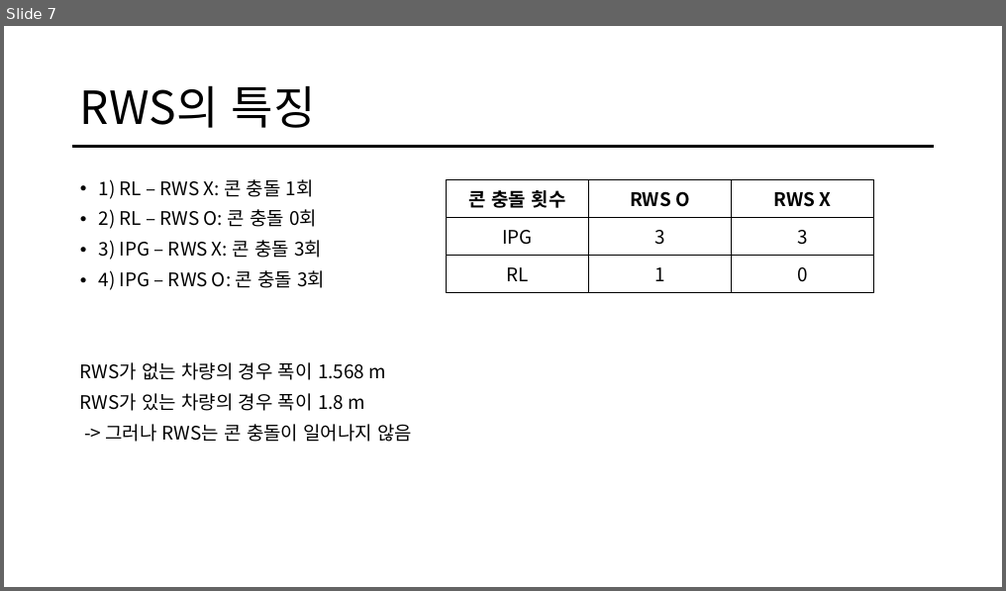
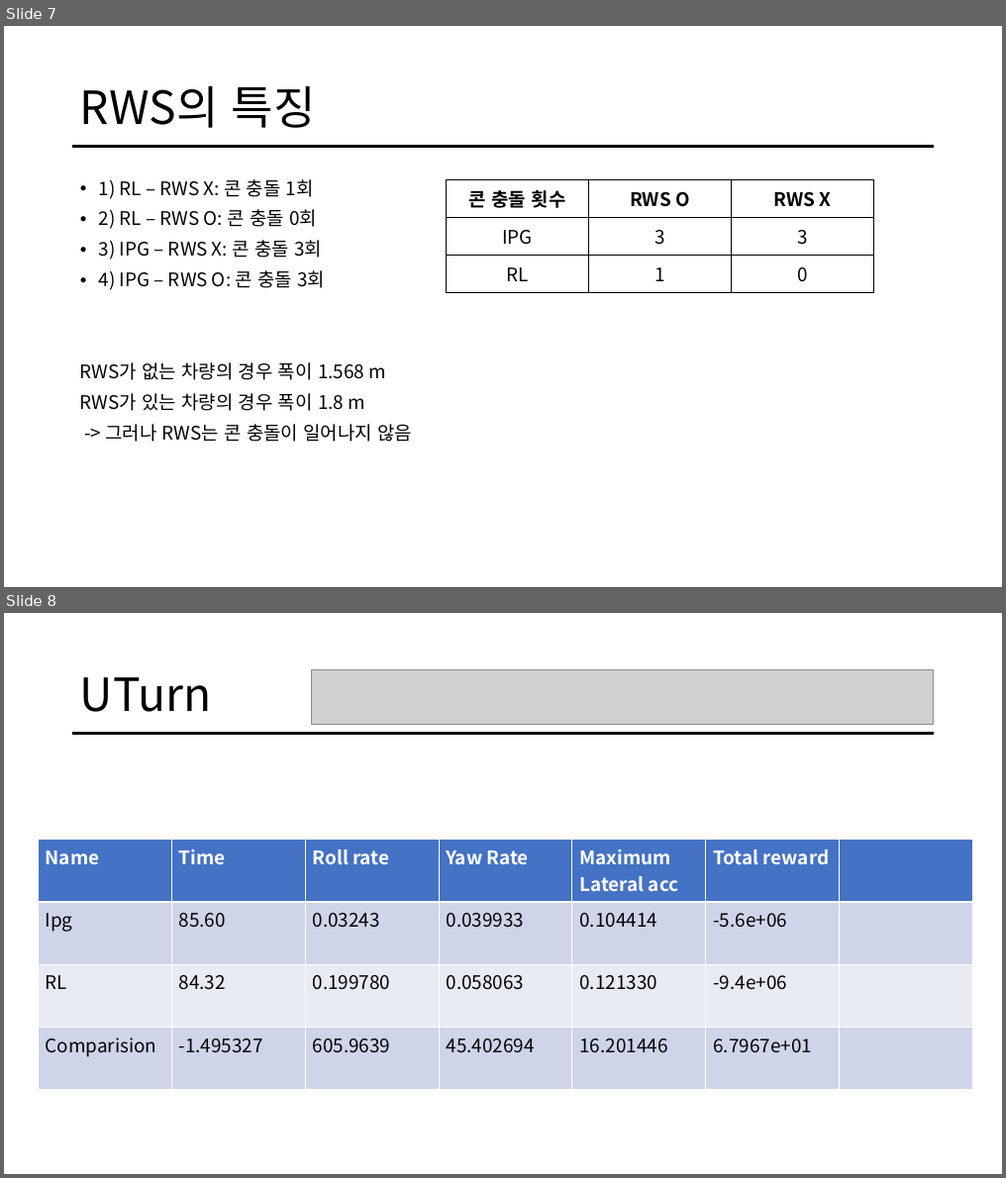
Before and after one commit to HAN2496/CarMakerResults, a slide deck: 1108Report/1108Report.pptx. Shown one above the other, each under a label of ours: slide 7 before the commit, slides 7 and 8 after it. The pictures are 1006x591 and 1006x1178 pixels, drawn with LibreOffice and Linux fonts; fonts in the diff are those of the drawing; grey boxes stand for pictures. Boxes give left, top, right and bottom in pixels: in the first picture for what was removed or moved away, otherwise in the second. Text is boxed around its words. In the diff, an @@ line names an element or a change of style, - is before the commit and + after.

```diff
--- a/1108Report/1108Report.pptx
+++ b/1108Report/1108Report.pptx
@@ slide 8 added at <box>4,613,1002,1174</box>, background #FFFFFF; not listed: 1 template element that a slide beside it also shows @@
@@ picture added at <box>311,669,933,724</box> @@
@@ title added at <box>80,677,212,712</box>, 44 pt, text #000000 @@
+UTurn
@@ table added at <box>38,840,976,1090</box>, 4 rows, 7 columns @@
+Name | Time | Roll rate | Yaw Rate | Maximum / Lateral acc | Total reward | 
+Ipg | 85.60 | 0.03243 | 0.039933 | 0.104414 | -5.6e+06 | 
+RL | 84.32 | 0.199780 | 0.058063 | 0.121330 | -9.4e+06 | 
+Comparision | -1.495327 | 605.9639 | 45.402694 | 16.201446 | 6.7967e+01 | 
```
Also in this commit, not shown: 2 other slides added, 1 other file.
